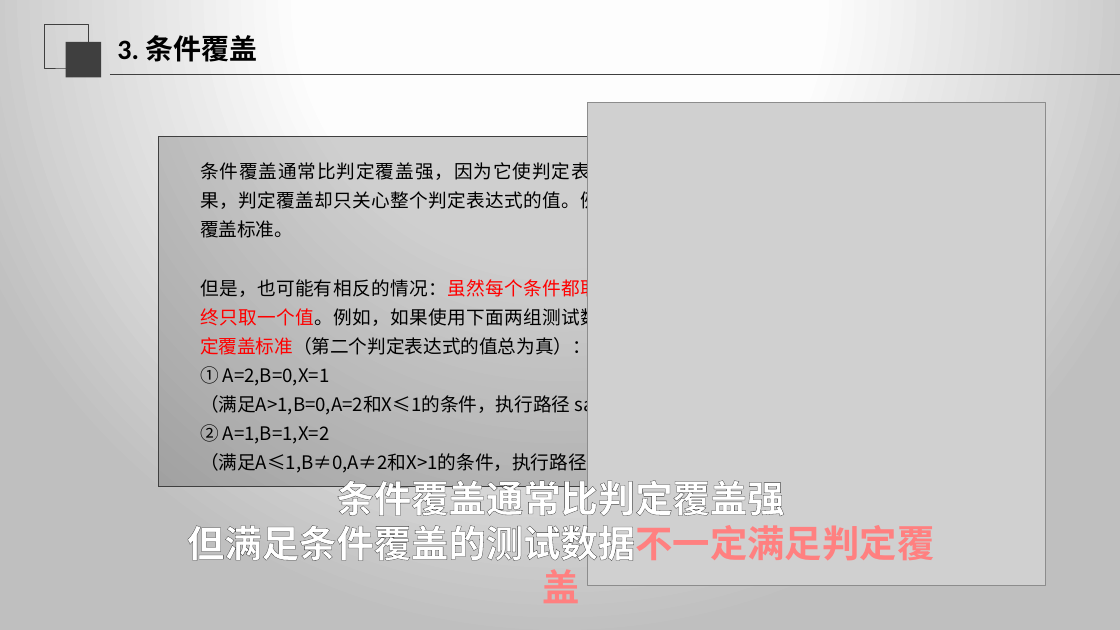
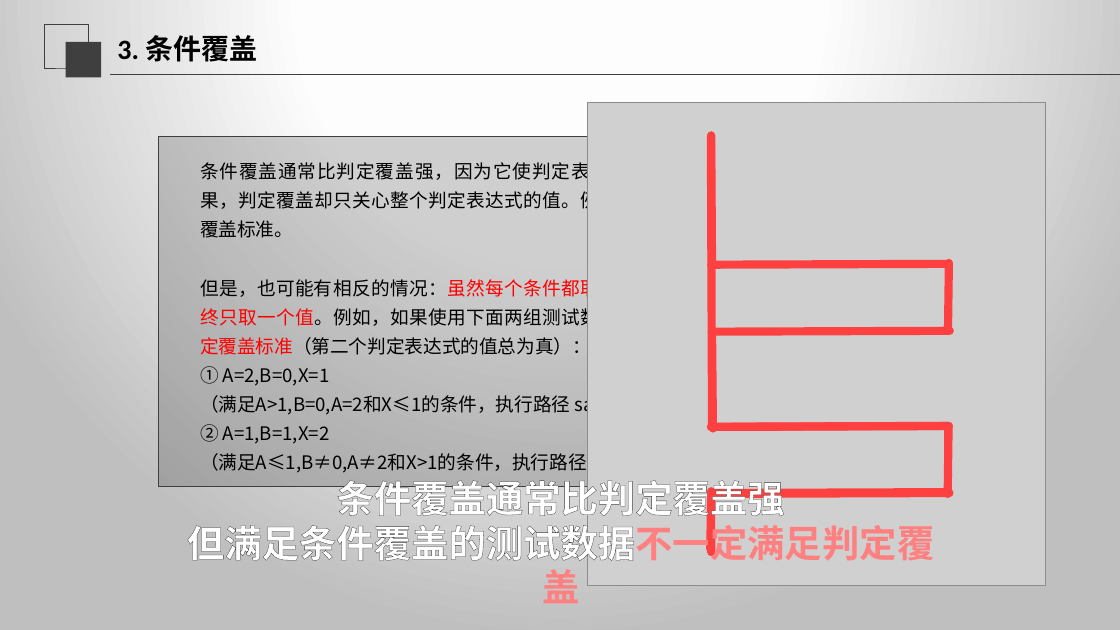
Before and after one commit to SE2020-G02/OurSudoku, a slide deck: slide 37 of SE2020-G02-实现阶段/翻转课堂 7.6白盒测试.pptx (slide 33 before the commit). Drawn at 1120x630 pixels with LibreOffice and Linux fonts; fonts in the diff are those of the drawing; grey boxes stand for pictures. Boxes give left, top, right and bottom in pixels: in the first picture for what was removed or moved away, otherwise in the second. Text is boxed around its words. In the diff, an @@ line names an element or a change of style, - is before the commit and + after.

```diff
--- a/SE2020-G02-实现阶段/翻转课堂 7.6白盒测试.pptx
+++ b/SE2020-G02-实现阶段/翻转课堂 7.6白盒测试.pptx
@@ group added at <box>711,135,950,549</box>: 9 lines @@
@@ group added at <box>711,137,949,552</box>: 5 lines @@
```
Also in this commit, not shown: 20 other slides changed, 6 slides added, 1 slide removed, 2 other files.
